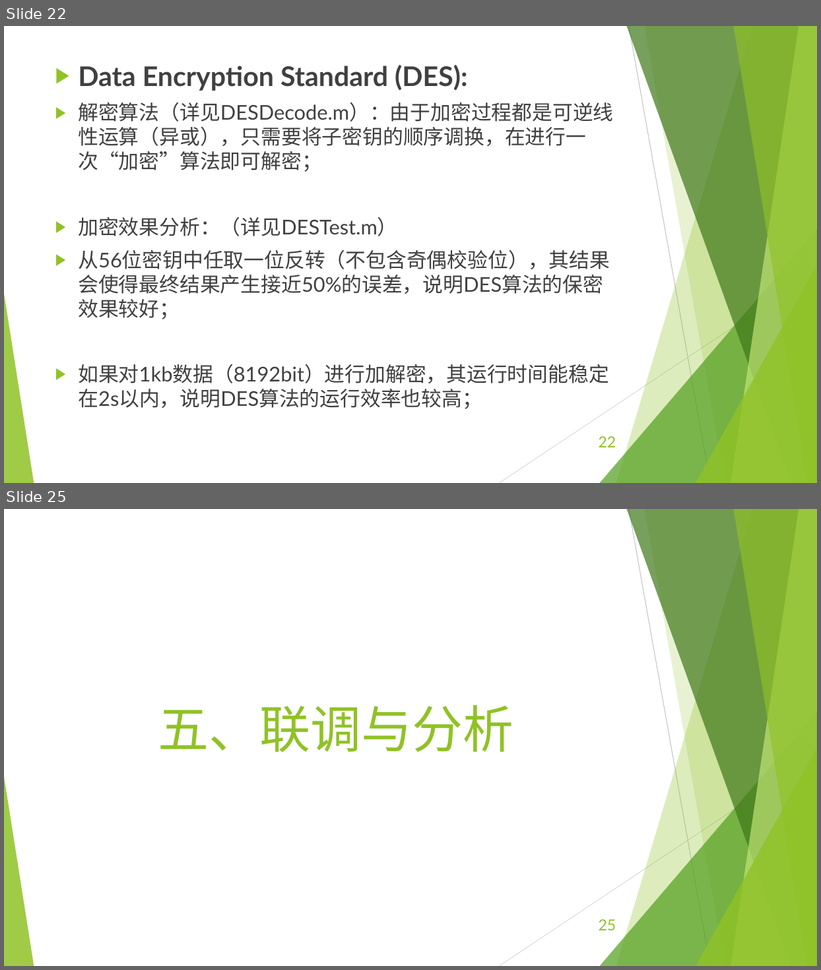
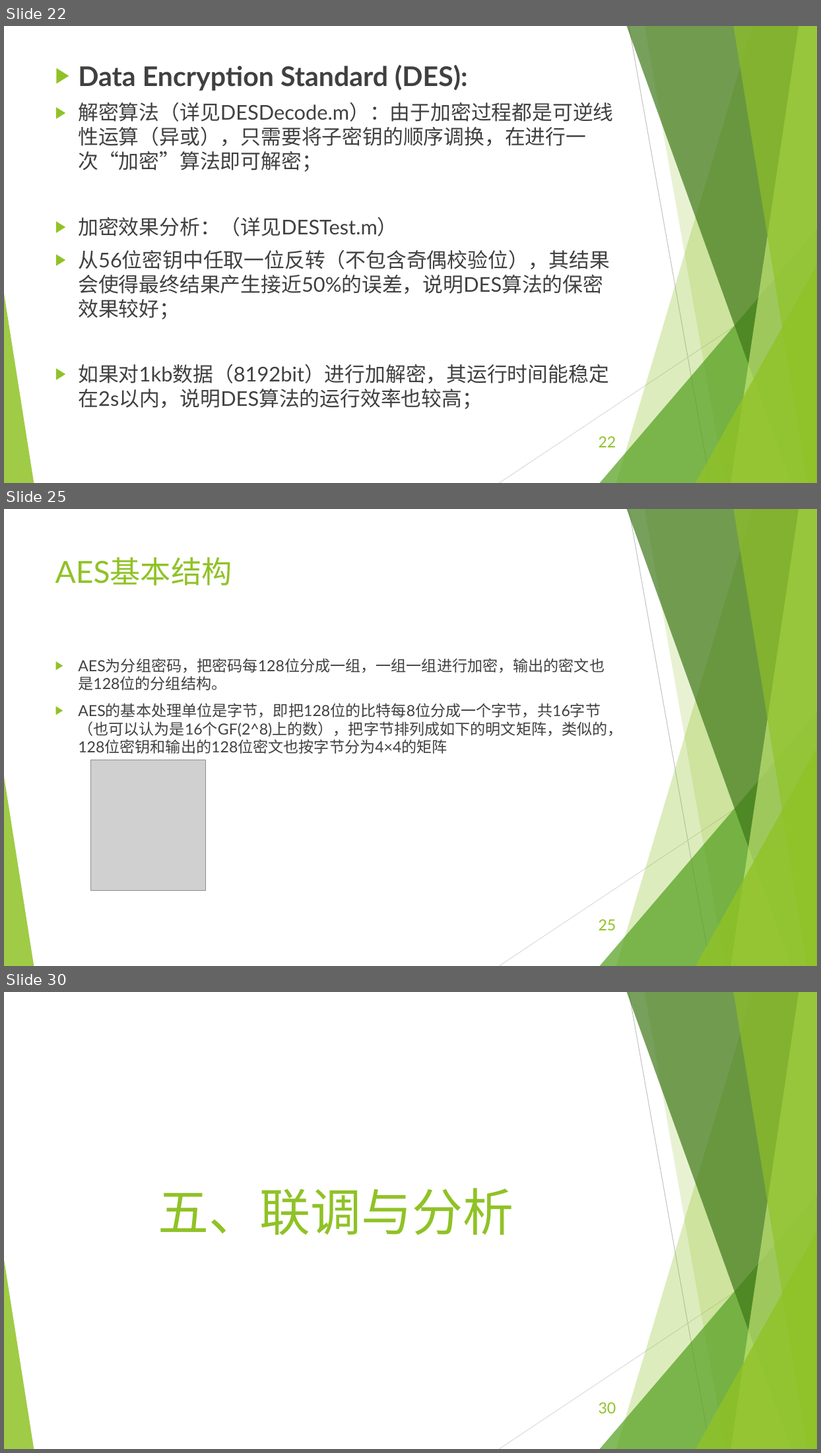
Before and after one commit to EECodingPresentation/project2, a slide deck: 展示报告.pptx. Shown one above the other, each under a label of ours: slides 22 and 25 before the commit, slides 22, 25 and 30 after it; the slides between them are not shown. The pictures are 821x970 and 821x1453 pixels, drawn with LibreOffice and Linux fonts; fonts in the diff are those of the drawing; grey boxes stand for pictures. Boxes give left, top, right and bottom in pixels: in the first picture for what was removed or moved away, otherwise in the second. Text is boxed around its words. In the diff, an @@ line names an element or a change of style, - is before the commit and + after.

```diff
--- a/展示报告.pptx
+++ b/展示报告.pptx
@@ slide 25 added at (4,509,817,966), background #FFFFFF; not listed: 10 template elements that a slide beside it also shows @@
@@ title added at (55,557,232,586), 36 pt, text #90C226 @@
+AES基本结构
@@ text added at (78,658,622,754), 18 pt, text #404040 @@
+▶ AES为分组密码，把密码每128位分成一组，一组一组进行加密，输出的密文也是128位的分组结构。
+▶ AES的基本处理单位是字节，即把128位的比特每8位分成一个字节，共16字节（也可以认为是16个GF(2^8)上的数），把字节排列成如下的明文矩阵，类似的，128位密钥和输出的128位密文也按字节分为4×4的矩阵
@@ picture added at (91,760,206,890) @@
@@ page number added at (599,920,616,931), 18 pt, text #90C226 @@
+25
@@ what was slide 25 is now slide 30 @@
@@ page number at (599,1403,616,1414): text changed @@
-25
+30
```
Also in this commit, not shown: 1 slide changed, 5 other slides added, 1 slide removed, 12 other files.
